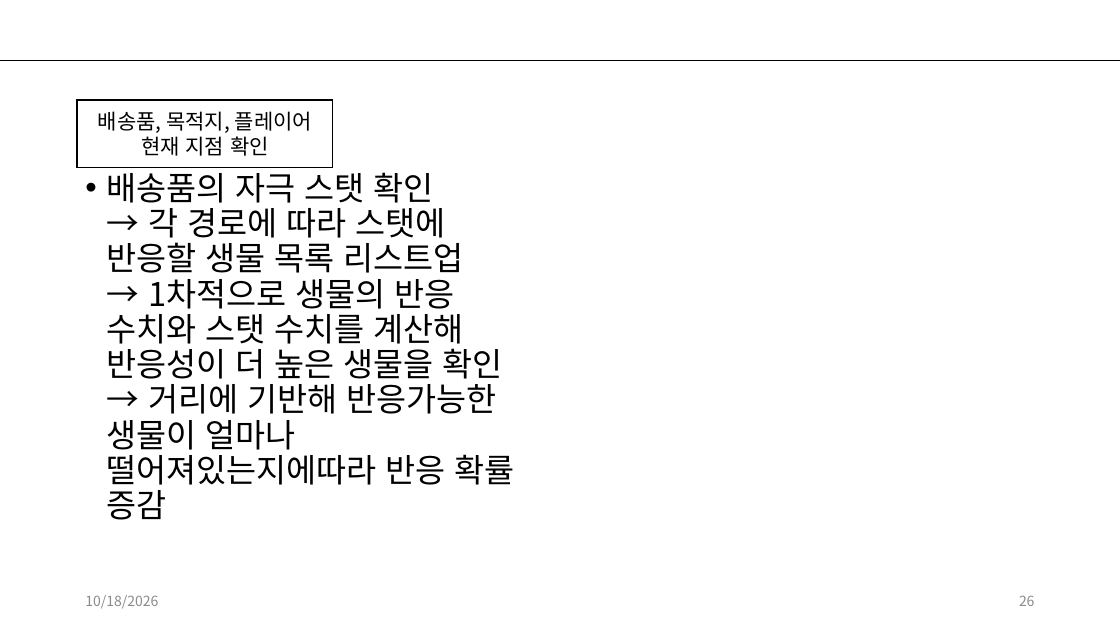
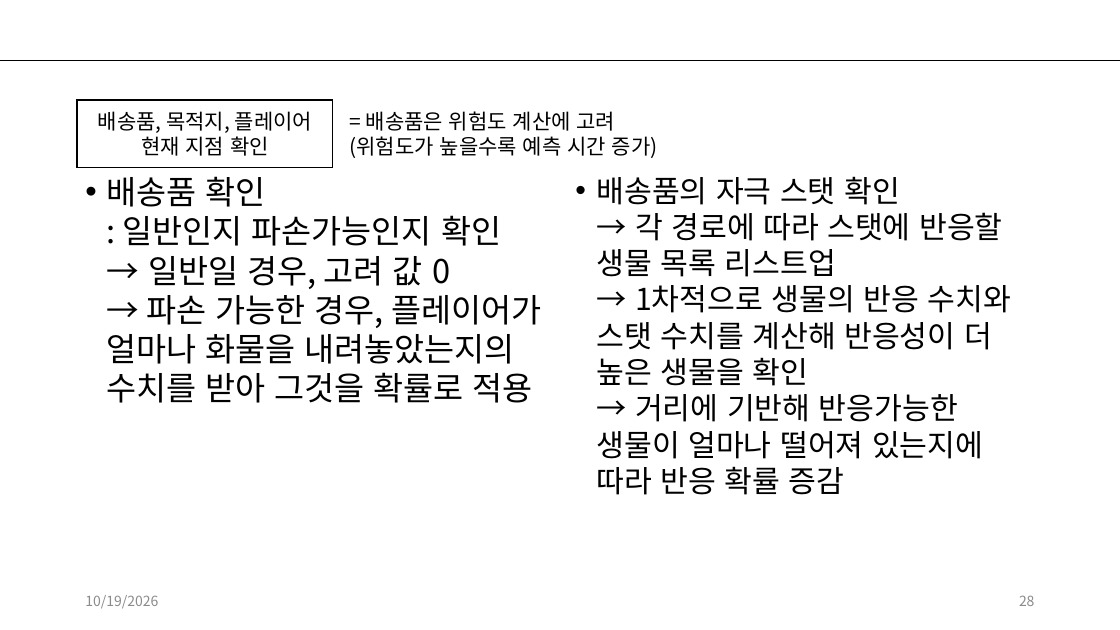
Before and after one commit to kwakyerin/2026_Graduation_Project, a slide deck: slide 28 of documents/HyunahKwon/design/designing/for_teammates/배트와 달트_기획.pptx (slide 26 before the commit). Drawn at 1120x630 pixels with LibreOffice and Linux fonts; fonts in the diff are those of the drawing. Boxes give left, top, right and bottom in pixels: in the first picture for what was removed or moved away, otherwise in the second. Text is boxed around its words. In the diff, an @@ line names an element or a change of style, - is before the commit and + after.

Commit message:
경로AI 찾는 법 세부작성
시각화 예정-> 이후 가능하다면 임시 데이터를 넣은 예시 작성 예정

```diff
--- a/documents/HyunahKwon/design/designing/for_teammates/배트와 달트_기획.pptx
+++ b/documents/HyunahKwon/design/designing/for_teammates/배트와 달트_기획.pptx
@@ text added at (349,111,658,158), 18 pt, text #000000 @@
+= 배송품은 위험도 계산에 고려
+(위험도가 높을수록 예측 시간 증가)
@@ text at (106,176,541,403): text changed @@
-• 배송품의 자극 스탯 확인
-  → 각 경로에 따라 스탯에 반응할 생물 목록 리스트업
-  → 1차적으로 생물의 반응 수치와 스탯 수치를 계산해 반응성이 더 높은 생물을 확인
-  → 거리에 기반해 반응가능한 생물이 얼마나 떨어져있는지에따라 반응 확률 증감
+• 배송품 확인
+  : 일반인지 파손가능인지 확인
+  → 일반일 경우, 고려 값 0
+  → 파손 가능한 경우, 플레이어가 얼마나 화물을 내려놓았는지의 수치를 받아 그것을 확률로 적용
@@ text added at (596,176,1011,495), 25.9 pt, text #000000 @@
+• 배송품의 자극 스탯 확인
+  → 각 경로에 따라 스탯에 반응할 생물 목록 리스트업
+  → 1차적으로 생물의 반응 수치와 스탯 수치를 계산해 반응성이 더 높은 생물을 확인
+  → 거리에 기반해 반응가능한 생물이 얼마나 떨어져 있는지에 따라 반응 확률 증감
```
Also in this commit, not shown: 50 other slides changed, 2 slides added, 1 slide removed, 2 other files.
